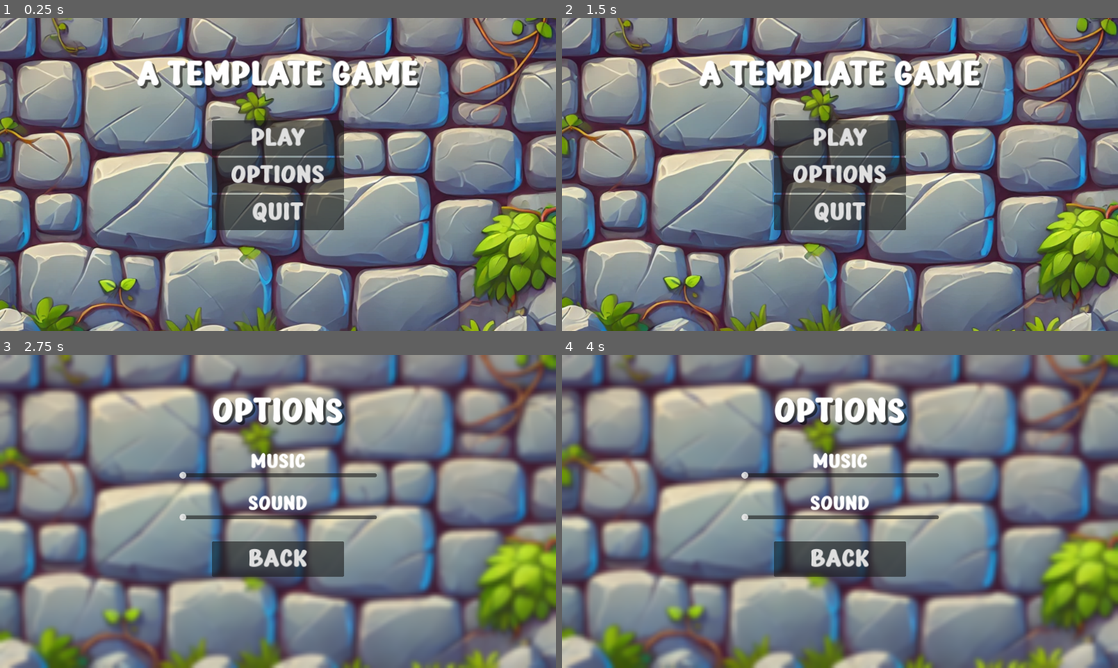
Above: before the commit, frames 1-4 (two rows, left to right).
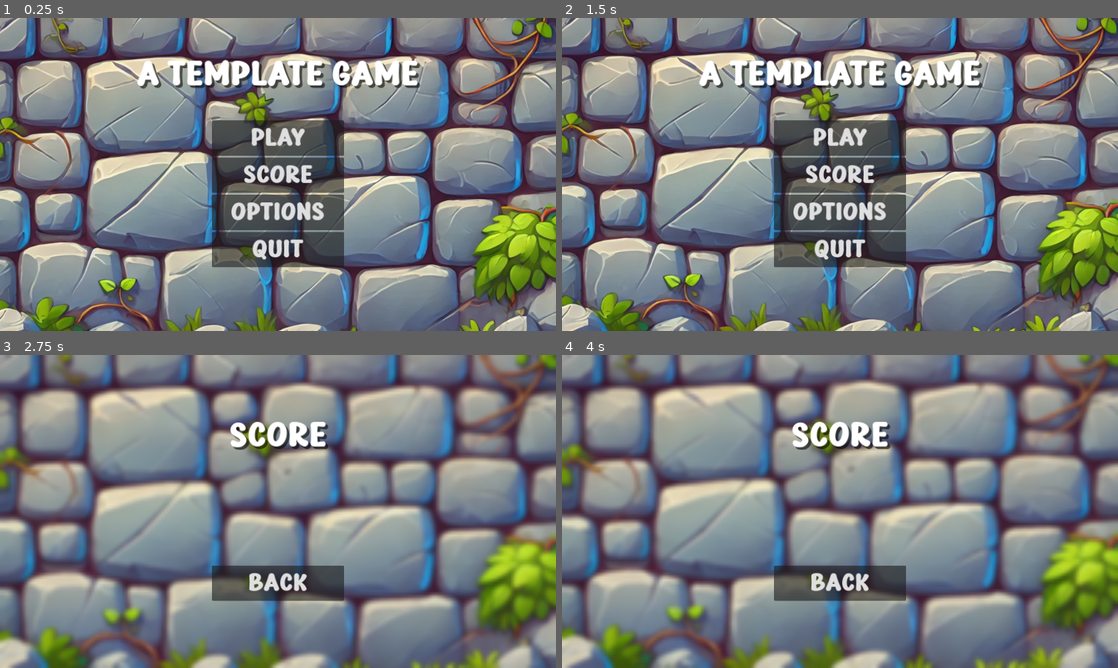
Above: after the commit, the same moments.

Repository: VonZalius/Game_Template
Game: Godot game, scene res://scenes/menu.tscn
The game is run twice, just before and just after one commit, with the same random seed, the same clock (stepped at 60 frames per second) and the same inputs.
Inputs (mouse positions are in pixels of both pictures, inside the frame that each line leads up to):
- Up to frame 1 (0.25 s): no input
- Up to frame 2 (1.5 s): click "Options" at 0.5 s; click "Back" at 1.25 s
- Up to frame 3 (2.75 s): click (278, 511) at 2 s, where only the run after the commit has a clickable "Score"
- Up to frame 4 (4 s): tap Enter at 2.75 s; move the mouse to (962, 495) at 2.77 s; hold 1 (ui_test_1) 2.78-3.53 s; tap 2 (ui_test_2, bound only after the commit) at 3.05, 3.6 s; move the mouse to (728, 527) at 3.52 s; tap 1 (ui_test_1) at 3.8 s

The runs differ from the first frame. In frame 1, 3.8% of the frame differs, in the area x 38-62%, y 46-80%; in frame 2, 16%, in the area x 0-100%, y 0-100%; in frame 3, 8.1%; in frame 4, 8.1%.
Error in both runs: Invalid assignment of property or key 'value' with value of type 'Nil' on a base object of type 'HSlider'. (res://scripts/options.gd:10)

Commit message:
v2 : add score management

Diff:
--- a/project.godot
+++ b/project.godot
@@ -21,7 +21,7 @@
 
 [autoload]
 
-Musics="*res://scenes/musics.tscn"
+General="*res://scenes/general.tscn"
 
 [display]
 
@@ -35,3 +35,8 @@
 "events": [Object(InputEventKey,"resource_local_to_scene":false,"resource_name":"","device":-1,"window_id":0,"alt_pressed":false,"shift_pressed":false,"ctrl_pressed":false,"meta_pressed":false,"pressed":false,"keycode":0,"physical_keycode":49,"key_label":0,"unicode":49,"echo":false,"script":null)
 ]
 }
+ui_test_2={
+"deadzone": 0.5,
+"events": [Object(InputEventKey,"resource_local_to_scene":false,"resource_name":"","device":-1,"window_id":0,"alt_pressed":false,"shift_pressed":false,"ctrl_pressed":false,"meta_pressed":false,"pressed":false,"keycode":0,"physical_keycode":50,"key_label":0,"unicode":50,"echo":false,"script":null)
+]
+}
--- a/scenes/game.tscn
+++ b/scenes/game.tscn
@@ -1,9 +1,10 @@
-[gd_scene load_steps=6 format=3 uid="uid://blyxmb6ghyenb"]
+[gd_scene load_steps=7 format=3 uid="uid://blyxmb6ghyenb"]
 
 [ext_resource type="Texture2D" uid="uid://cqsnx8avurrr2" path="res://assets/BaseGameBackground.png" id="1_45c0c"]
 [ext_resource type="Script" path="res://scripts/game.gd" id="1_168qn"]
 [ext_resource type="Script" path="res://scripts/paralax.gd" id="3_c0bgo"]
 [ext_resource type="PackedScene" uid="uid://cb3xqymwvyvg5" path="res://scenes/options.tscn" id="3_n2o0r"]
+[ext_resource type="FontFile" uid="uid://nrij3mx3apkq" path="res://assets/BaseFont.otf" id="4_a6roc"]
 [ext_resource type="PackedScene" uid="uid://difk0co76h45t" path="res://scenes/game_over.tscn" id="4_na618"]
 
 [node name="Game" type="Node2D"]
@@ -21,6 +22,20 @@
 offset_right = 40.0
 offset_bottom = 40.0
 
+[node name="UI" type="Control" parent="."]
+layout_mode = 3
+anchors_preset = 0
+offset_right = 40.0
+offset_bottom = 40.0
+
+[node name="ActualScore" type="Label" parent="UI"]
+layout_mode = 0
+offset_right = 315.0
+offset_bottom = 51.0
+theme_override_fonts/font = ExtResource("4_a6roc")
+theme_override_font_sizes/font_size = 40
+text = "Score : 0"
+
 [node name="Options" parent="." instance=ExtResource("3_n2o0r")]
 visible = false
 
--- a/scenes/game_over.tscn
+++ b/scenes/game_over.tscn
@@ -25,8 +25,9 @@
 
 [node name="GameOver" type="Control" parent="."]
 anchors_preset = 0
+offset_top = 50.0
 offset_right = 40.0
-offset_bottom = 40.0
+offset_bottom = 90.0
 
 [node name="Title" type="Label" parent="GameOver"]
 layout_mode = 0
@@ -40,6 +41,16 @@
 theme_override_fonts/font = ExtResource("3_uxu5u")
 theme_override_font_sizes/font_size = 70
 text = "Game Over"
+horizontal_alignment = 1
+
+[node name="ActualScore" type="Label" parent="GameOver"]
+offset_left = 401.0
+offset_top = 198.0
+offset_right = 751.0
+offset_bottom = 249.0
+theme_override_fonts/font = ExtResource("3_uxu5u")
+theme_override_font_sizes/font_size = 40
+text = "Your score is 0 !"
 horizontal_alignment = 1
 
 [node name="MarginContainer" type="MarginContainer" parent="GameOver"]
--- /dev/null
+++ b/scenes/general.tscn
@@ -0,0 +1,22 @@
+[gd_scene load_steps=5 format=3 uid="uid://cj3bn8twrw2d3"]
+
+[ext_resource type="Script" path="res://scripts/general.gd" id="1_qhn4s"]
+[ext_resource type="AudioStream" uid="uid://ds00rqqegdnff" path="res://assets/BaseMenuMusic.mp3" id="2_fr1io"]
+[ext_resource type="AudioStream" uid="uid://bhlrtrs4orpsu" path="res://assets/BaseGameMusic.mp3" id="3_4ddmf"]
+[ext_resource type="AudioStream" uid="uid://bm0ihjkepv3yx" path="res://assets/BaseClic.mp3" id="4_e7ejr"]
+
+[node name="General" type="Node"]
+script = ExtResource("1_qhn4s")
+
+[node name="MenuMusic" type="AudioStreamPlayer" parent="."]
+stream = ExtResource("2_fr1io")
+volume_db = 10.0
+bus = &"Music"
+
+[node name="GameMusic" type="AudioStreamPlayer" parent="."]
+stream = ExtResource("3_4ddmf")
+bus = &"Music"
+
+[node name="ClicSound" type="AudioStreamPlayer" parent="."]
+stream = ExtResource("4_e7ejr")
+bus = &"Sound"
--- a/scenes/menu.tscn
+++ b/scenes/menu.tscn
@@ -1,10 +1,11 @@
-[gd_scene load_steps=6 format=3 uid="uid://c0u0046aq1np5"]
+[gd_scene load_steps=7 format=3 uid="uid://c0u0046aq1np5"]
 
 [ext_resource type="Script" path="res://scripts/menu.gd" id="1_4t102"]
 [ext_resource type="Texture2D" uid="uid://7ds21hsch3c4" path="res://assets/BaseMenuBackground.png" id="1_ei5b2"]
 [ext_resource type="FontFile" uid="uid://nrij3mx3apkq" path="res://assets/BaseFont.otf" id="2_e5jqo"]
 [ext_resource type="Script" path="res://scripts/paralax.gd" id="3_gq5v3"]
 [ext_resource type="PackedScene" uid="uid://cb3xqymwvyvg5" path="res://scenes/options.tscn" id="4_5tu7v"]
+[ext_resource type="PackedScene" uid="uid://ck2td1dwlbwf4" path="res://scenes/score.tscn" id="6_e3ohv"]
 
 [node name="Menu" type="Control"]
 layout_mode = 3
@@ -56,6 +57,12 @@
 theme_override_font_sizes/font_size = 50
 text = "Play"
 
+[node name="Score" type="Button" parent="MainMenu/MarginContainer/VBoxContainer"]
+layout_mode = 2
+theme_override_fonts/font = ExtResource("2_e5jqo")
+theme_override_font_sizes/font_size = 50
+text = "Score"
+
 [node name="Options" type="Button" parent="MainMenu/MarginContainer/VBoxContainer"]
 layout_mode = 2
 theme_override_fonts/font = ExtResource("2_e5jqo")
@@ -72,6 +79,11 @@
 visible = false
 layout_mode = 1
 
+[node name="Score" parent="." instance=ExtResource("6_e3ohv")]
+visible = false
+layout_mode = 1
+
 [connection signal="pressed" from="MainMenu/MarginContainer/VBoxContainer/Play" to="." method="_on_play_pressed"]
+[connection signal="pressed" from="MainMenu/MarginContainer/VBoxContainer/Score" to="." method="_on_score_pressed"]
 [connection signal="pressed" from="MainMenu/MarginContainer/VBoxContainer/Options" to="." method="_on_options_pressed"]
 [connection signal="pressed" from="MainMenu/MarginContainer/VBoxContainer/Quit" to="." method="_on_quit_pressed"]
--- a/scenes/options.tscn
+++ b/scenes/options.tscn
@@ -25,8 +25,9 @@
 
 [node name="Options" type="Control" parent="."]
 anchors_preset = 0
+offset_top = 50.0
 offset_right = 40.0
-offset_bottom = 40.0
+offset_bottom = 90.0
 
 [node name="Title" type="Label" parent="Options"]
 layout_mode = 0
--- /dev/null
+++ b/scenes/score.tscn
@@ -0,0 +1,73 @@
+[gd_scene load_steps=5 format=3 uid="uid://ck2td1dwlbwf4"]
+
+[ext_resource type="Script" path="res://scripts/score.gd" id="1_rob2s"]
+[ext_resource type="Shader" path="res://shaders/BaseBlur.gdshader" id="2_i17o7"]
+[ext_resource type="FontFile" uid="uid://nrij3mx3apkq" path="res://assets/BaseFont.otf" id="3_jssob"]
+
+[sub_resource type="ShaderMaterial" id="ShaderMaterial_bed2e"]
+shader = ExtResource("2_i17o7")
+shader_parameter/lod = 2.0
+
+[node name="Score" type="Control"]
+layout_mode = 3
+anchors_preset = 15
+anchor_right = 1.0
+anchor_bottom = 1.0
+grow_horizontal = 2
+grow_vertical = 2
+script = ExtResource("1_rob2s")
+
+[node name="BlurBackground" type="ColorRect" parent="."]
+material = SubResource("ShaderMaterial_bed2e")
+offset_right = 1152.0
+offset_bottom = 648.0
+
+[node name="Score" type="Control" parent="."]
+layout_mode = 3
+anchors_preset = 0
+offset_top = 50.0
+offset_right = 40.0
+offset_bottom = 90.0
+
+[node name="Title" type="Label" parent="Score"]
+layout_mode = 0
+offset_left = 193.0
+offset_top = 71.0
+offset_right = 959.0
+offset_bottom = 160.0
+theme_override_colors/font_shadow_color = Color(0, 0, 0, 0.588235)
+theme_override_constants/shadow_offset_x = 5
+theme_override_constants/shadow_offset_y = 5
+theme_override_fonts/font = ExtResource("3_jssob")
+theme_override_font_sizes/font_size = 70
+text = "Score"
+horizontal_alignment = 1
+
+[node name="ActualScore" type="Label" parent="Score"]
+layout_mode = 0
+offset_left = 401.0
+offset_top = 153.0
+offset_right = 751.0
+offset_bottom = 420.0
+theme_override_constants/line_spacing = -7
+theme_override_fonts/font = ExtResource("3_jssob")
+theme_override_font_sizes/font_size = 40
+horizontal_alignment = 1
+
+[node name="MarginContainer" type="MarginContainer" parent="Score"]
+layout_mode = 0
+offset_left = 439.0
+offset_top = 386.0
+offset_right = 713.0
+offset_bottom = 458.0
+
+[node name="VBoxContainer" type="VBoxContainer" parent="Score/MarginContainer"]
+layout_mode = 2
+
+[node name="Back" type="Button" parent="Score/MarginContainer/VBoxContainer"]
+layout_mode = 2
+theme_override_fonts/font = ExtResource("3_jssob")
+theme_override_font_sizes/font_size = 50
+text = "Back"
+
+[connection signal="pressed" from="Score/MarginContainer/VBoxContainer/Back" to="." method="_on_back_pressed"]
--- a/scripts/game.gd
+++ b/scripts/game.gd
@@ -1,10 +1,15 @@
 extends Node2D
 
+var this_score = 0
+
 func _ready():
-	Musics.play_game_music()
+	General.play_game_music()
 # TEST, TO BE DELETED ---------------------------------------------------------
 	print("Loading Game scene")
 # TEST, TO BE DELETED ---------------------------------------------------------
+
+func _process(_delta):
+	$UI/ActualScore.text = "Score : " + str(this_score)
 
 func _input(event):
 	if event.is_action_pressed("ui_cancel"):
@@ -16,7 +21,17 @@
 # TEST, TO BE DELETED ---------------------------------------------------------
 	if event.is_action_pressed("ui_test_1"):
 		if $GameOver.is_game_over_visible == false:
-			$GameOver.open_game_over($Game, $GameOver)
+			game_over()
 		elif $GameOver.is_game_over_visible == true:
 			$GameOver.close_game_over()
+
+	if event.is_action_pressed("ui_test_2"):
+		add_score(1)
 # TEST, TO BE DELETED ---------------------------------------------------------
+
+func game_over():
+	$GameOver.final_score(this_score)
+	$GameOver.open_game_over($Game, $GameOver)
+
+func add_score(points):
+	this_score += points
--- a/scripts/game_over.gd
+++ b/scripts/game_over.gd
@@ -5,11 +5,11 @@
 var is_game_over_visible = false
 
 func _on_restart_pressed():
-	Musics.play_clic_sound()
+	General.play_clic_sound()
 	get_tree().reload_current_scene()
 
 func _on_main_menu_pressed():
-	Musics.play_clic_sound()
+	General.play_clic_sound()
 	get_tree().change_scene_to_file("res://scenes/menu.tscn")
 
 func open_game_over(node_to_hide, node_to_show):
@@ -22,3 +22,7 @@
 func close_game_over():
 	is_game_over_visible = false
 	game_over_node.visible = false
+
+func final_score(score):
+	$GameOver/ActualScore.text = "Your score is " + str(score)
+	General.save_score(score)
--- /dev/null
+++ b/scripts/general.gd
@@ -0,0 +1,92 @@
+extends Node
+
+var music_bus = AudioServer.get_bus_index("Music")
+var sound_bus = AudioServer.get_bus_index("Sound")
+
+var music_volum
+var sound_volum
+
+const MAX_SCORES = 50
+const SCORE_FILE = "user://high_scores.save"
+
+func _ready():
+	load_settings()
+
+func play_menu_music():
+	if $MenuMusic.playing == false:
+		$GameMusic.stop()
+		$MenuMusic.play()
+
+func play_game_music():
+	if $GameMusic.playing == false:
+		$MenuMusic.stop()
+		$GameMusic.play()
+
+func play_clic_sound():
+	$ClicSound.play()
+
+func change_music_volum(value):
+	music_volum = value
+	var volume_db = value_to_db(value)
+	AudioServer.set_bus_volume_db(music_bus, volume_db)
+
+func change_sound_volum(value):
+	sound_volum = value
+	var volume_db = value_to_db(value)
+	AudioServer.set_bus_volume_db(sound_bus, volume_db)
+
+func value_to_db(value: float) -> float:
+	if value == 0:
+		return -80
+	return lerp(-20, 6, value)  # Interpolation linéaire entre -80 dB et +6 dB
+
+
+func load_settings():
+	var config = ConfigFile.new()
+	var error = config.load("user://settings.cfg")  # Charge depuis le fichier de configuration
+
+	if error == OK:
+		music_volum = config.get_value("audio", "music_volum", 0.7)  # 0.7 est la valeur par défaut
+		sound_volum = config.get_value("audio", "sound_volum", 0.7)
+	else:
+		print("Fichier de configuration introuvable, utilisation des valeurs par défaut")
+
+func save_settings():
+	var config = ConfigFile.new()
+	config.set_value("audio", "music_volum", music_volum)
+	config.set_value("audio", "sound_volum", sound_volum)
+
+	var error = config.save("user://settings.cfg")  # Sauvegarde dans le répertoire utilisateur
+	if error != OK:
+		print("Erreur lors de la sauvegarde des paramètres")
+
+func save_score(current_score):
+	var scores = load_scores()
+
+	scores.append(current_score)
+
+	scores.sort()
+	scores.reverse()
+
+	if scores.size() > MAX_SCORES:
+		scores.resize(MAX_SCORES)
+
+	var file = FileAccess.open(SCORE_FILE, FileAccess.WRITE)
+	if file:
+		for score in scores:
+			file.store_line(str(score))
+		file.close()
+
+func load_scores() -> Array:
+	var scores = []
+	if FileAccess.file_exists(SCORE_FILE):
+		var file = FileAccess.open(SCORE_FILE, FileAccess.READ)
+		if file:
+			while not file.eof_reached():
+				var line = file.get_line()
+				var score = int(line)
+				scores.append(score)
+			file.close()
+	scores.sort()
+	scores.reverse()
+	return scores
--- a/scripts/menu.gd
+++ b/scripts/menu.gd
@@ -1,25 +1,32 @@
 extends Control
 
 func _ready():
-	Musics.play_menu_music()
+	General.play_menu_music()
 
 func _on_play_pressed():
-	Musics.play_clic_sound()
+	General.play_clic_sound()
 	get_tree().change_scene_to_file("res://scenes/game.tscn")
 
+func _on_score_pressed():
+	General.play_clic_sound()
+	$Score.open_score($MainMenu, $Score)
+
+
 func _on_options_pressed():
-	Musics.play_clic_sound()
+	General.play_clic_sound()
 	$Options.open_options($MainMenu, $Options, false)
 
 func _input(event):
 	if event.is_action_pressed("ui_cancel"):
-		if $Options.is_options_visible == false:
+		if $Options.is_options_visible == true:
+			$Options.close_options()
+		elif $Score.is_score_visible == true:
+			$Score.close_score()
+		elif $Options.is_options_visible == false:
 			$Options.open_options($MainMenu, $Options, false)
-		elif $Options.is_options_visible == true:
-			$Options.close_options()
 
 func _on_quit_pressed():
-	Musics.play_clic_sound()
-	Musics.save_settings()
+	General.play_clic_sound()
+	General.save_settings()
 	await get_tree().create_timer(0.2).timeout
 	get_tree().quit()
--- a/scripts/options.gd
+++ b/scripts/options.gd
@@ -7,23 +7,23 @@
 var is_options_visible = false
 
 func _ready():
-	$Options/Music/MusicSlider.value = Musics.music_volum
-	Musics.change_music_volum( Musics.music_volum)
-	$Options/Sound/SoundSlider.value = Musics.sound_volum
-	Musics.change_sound_volum(Musics.sound_volum)
+	$Options/Music/MusicSlider.value = General.music_volum
+	General.change_music_volum( General.music_volum)
+	$Options/Sound/SoundSlider.value = General.sound_volum
+	General.change_sound_volum(General.sound_volum)
 
 func _on_music_slider_value_changed(value):
-	Musics.change_music_volum(value)
+	General.change_music_volum(value)
 
 func _on_sound_slider_value_changed(value):
-	Musics.change_sound_volum(value)
+	General.change_sound_volum(value)
 
 func _on_back_pressed():
-	Musics.play_clic_sound()
+	General.play_clic_sound()
 	close_options()
 
 func _on_main_menu_pressed():
-	Musics.play_clic_sound()
+	General.play_clic_sound()
 	get_tree().change_scene_to_file("res://scenes/menu.tscn")
 
 func open_options(node_to_hide, node_to_show, show_main_menu):
--- /dev/null
+++ b/scripts/score.gd
@@ -0,0 +1,31 @@
+extends Control
+
+var score_node
+var before_node
+var is_score_visible = false
+const max_display = 5
+
+func _ready():
+	charge_actual_score()
+
+func _on_back_pressed():
+	General.play_clic_sound()
+	close_score()
+
+func open_score(node_to_hide, node_to_show):
+	is_score_visible = true
+	before_node = node_to_hide
+	score_node = node_to_show
+	before_node.visible = false
+	score_node.visible = true
+
+func close_score():
+	is_score_visible = false
+	before_node.visible = true
+	score_node.visible = false
+
+func charge_actual_score():
+	var actual_score = General.load_scores()
+	for i in range(max_display):
+		if(actual_score[i] != 0):
+			$Score/ActualScore.text += str(actual_score[i]) + "\n"
